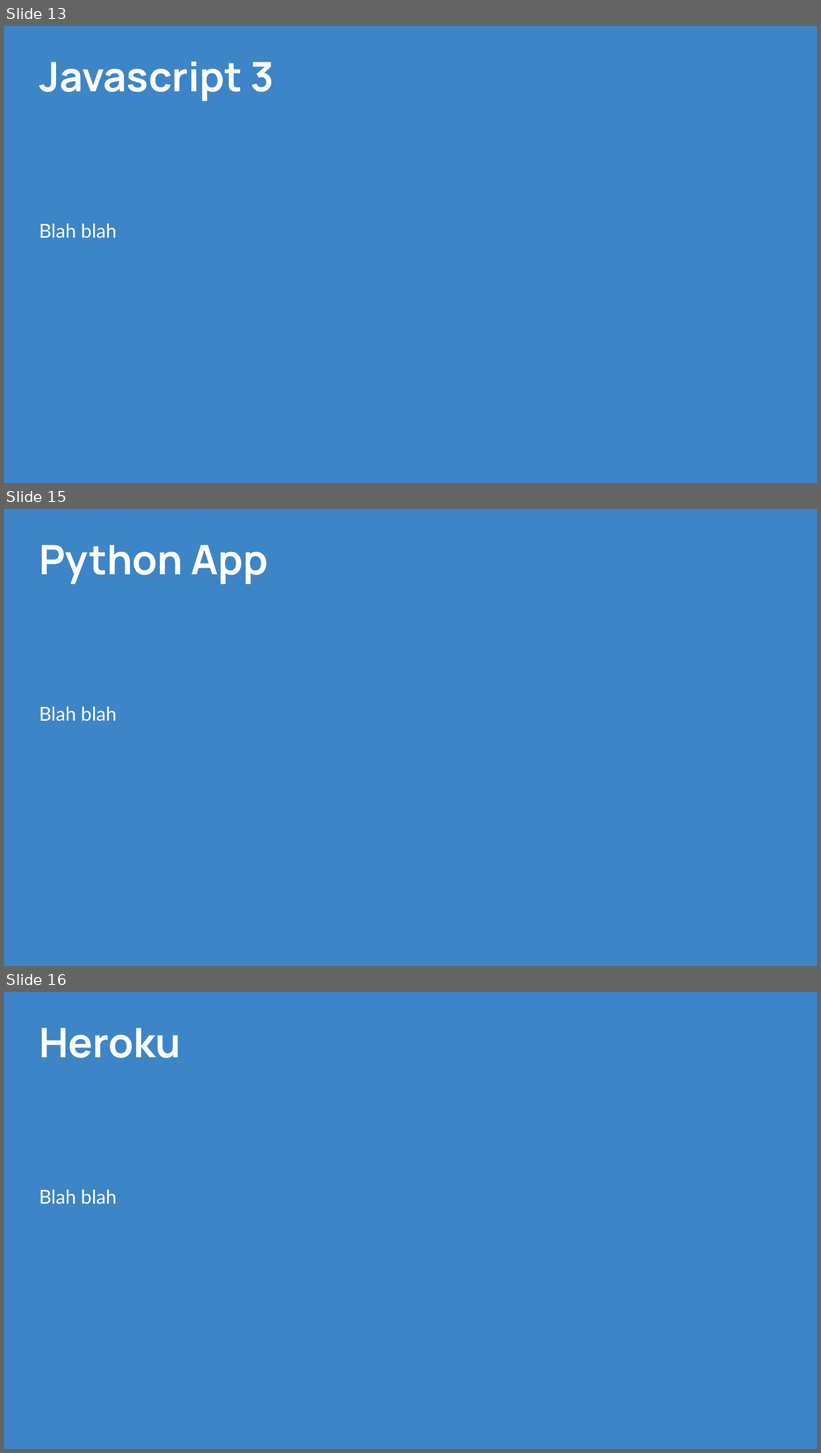
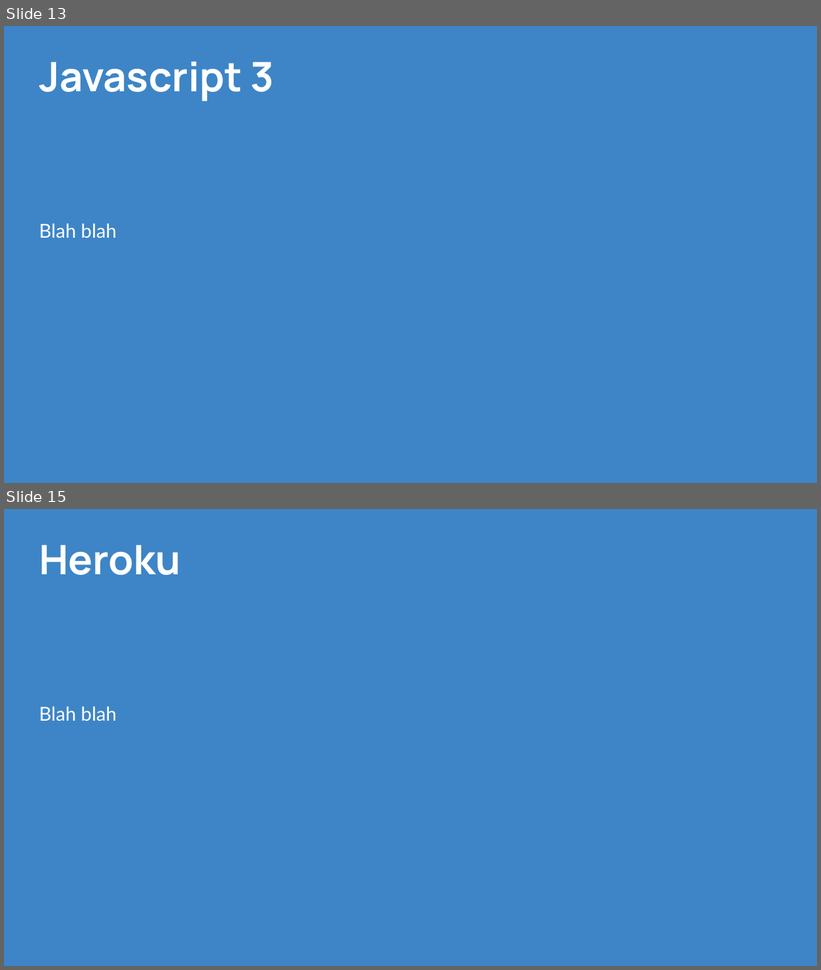
Before and after one commit to CPrince20/Homies, a slide deck: Homies City Collection.pptx. Shown one above the other, each under a label of ours: slides 13, 15 and 16 before the commit, slides 13 and 15 after it; the slides between them are not shown. The pictures are 821x1453 and 821x970 pixels, drawn with LibreOffice and Linux fonts; fonts in the diff are those of the drawing. Boxes give left, top, right and bottom in pixels: in the first picture for what was removed or moved away, otherwise in the second. Text is boxed around its words. In the diff, an @@ line names an element or a change of style, - is before the commit and + after.

```diff
--- a/Homies City Collection.pptx
+++ b/Homies City Collection.pptx
@@ slide 15 removed at (x1=4, y1=509, x2=817, y2=966), background #3D85C6 @@
@@ title removed at (x1=39, y1=545, x2=268, y2=584) @@
-Python App
@@ text removed at (x1=39, y1=706, x2=117, y2=721) @@
-Blah blah
@@ what was slide 16 is now slide 15 @@
```
Also in this commit, not shown: 4 slides changed.
